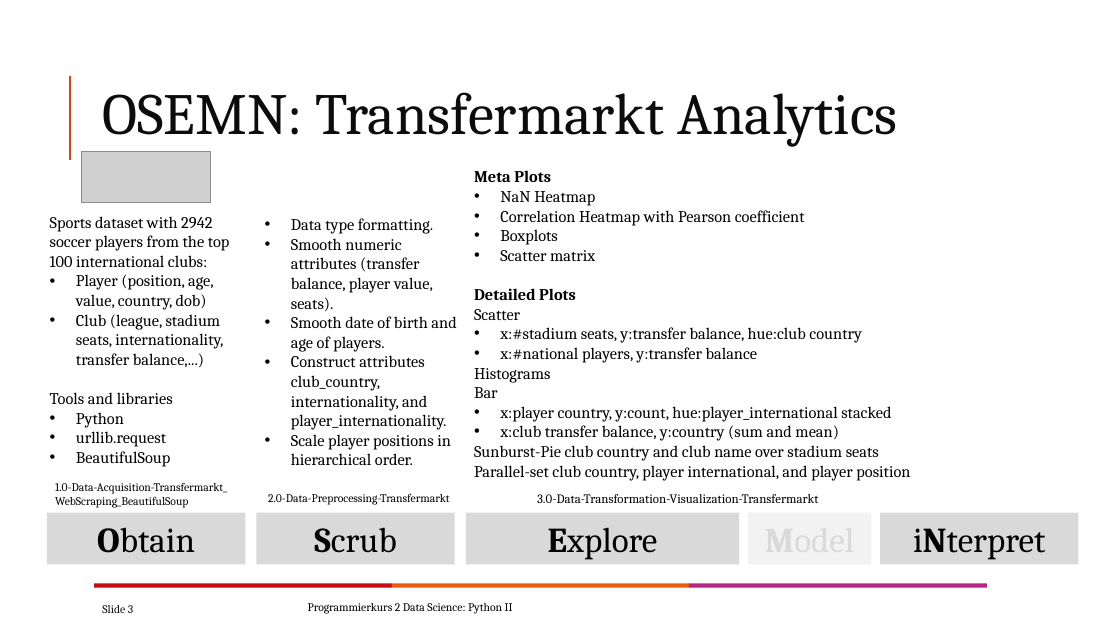
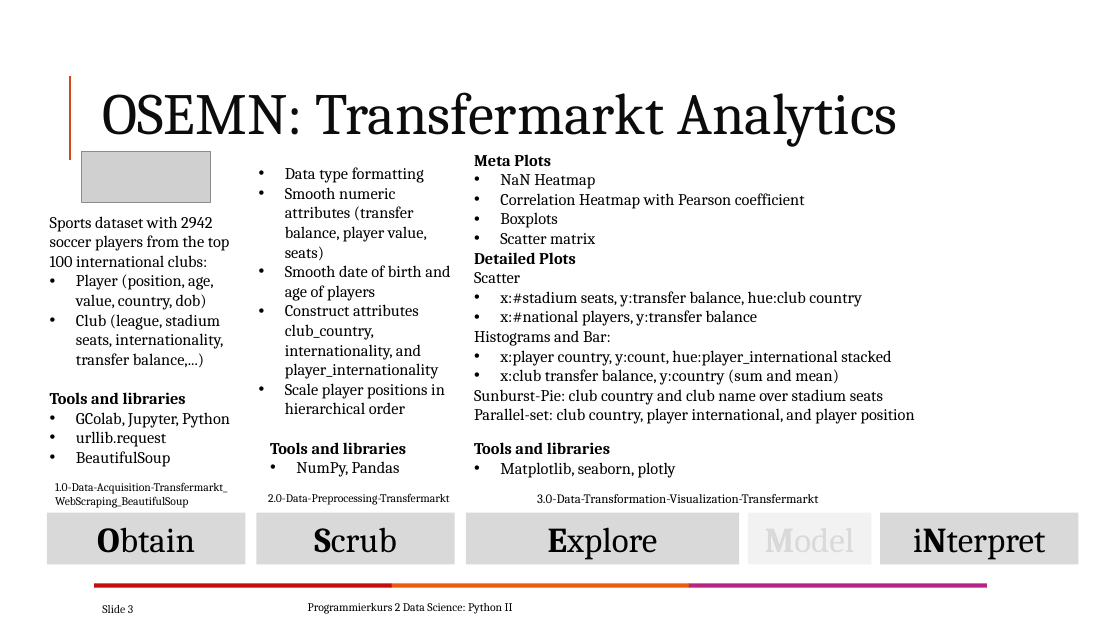
Before and after one commit to leotraeg/FHDTM-P2DS-WS2324, a slide deck: slide 3 of Data Science Projekt Demo/Dokumentation/FHDTM-P2DS-WS2324-Project-Demo-Documentation.pptx. Drawn at 1120x630 pixels with LibreOffice and Linux fonts; fonts in the diff are those of the drawing; grey boxes stand for pictures; background and template pictures are left out. Boxes give left, top, right and bottom in pixels: in the first picture for what was removed or moved away, otherwise in the second. Text is boxed around its words. In the diff, an @@ line names an element or a change of style, - is before the commit and + after.

```diff
--- a/Data Science Projekt Demo/Dokumentation/FHDTM-P2DS-WS2324-Project-Demo-Documentation.pptx
+++ b/Data Science Projekt Demo/Dokumentation/FHDTM-P2DS-WS2324-Project-Demo-Documentation.pptx
@@ text "Meta Plots": place and size @@
-text "Meta Plots" at [474, 170, 910, 481]
+text "Meta Plots" at [474, 154, 915, 424]
@@ text at [285, 167, 450, 414]: text changed @@
-• Data type formatting.
-• Smooth numeric attributes (transfer balance, player value, seats).
-• Smooth date of birth and age of players.
-• Construct attributes club_country, internationality, and player_internationality.
-• Scale player positions in hierarchical order.
+• Data type formatting
+• Smooth numeric attributes (transfer balance, player value, seats)
+• Smooth date of birth and age of players
+• Construct attributes club_country, internationality, and player_internationality
+• Scale player positions in hierarchical order
@@ text at [474, 272, 891, 385]: list level 1 to 4 in "Scatter"; list level 5 to 8 in "x:#stadium seats, y:transfer balance, hue:club ..."; list level 5 to 8 in "x:#national players, y:transfer balance"; list level 1 to 4 in "x:player country, y:count, hue:player_international stacked"; list level 1 to 4 in "x:club transfer balance, y:country (sum ..." @@
@@ text at [474, 330, 611, 346]: text changed @@
-Histograms
-Bar
+      Histograms and Bar:
@@ text at [474, 389, 915, 424]: text changed @@
-Sunburst-Pie club country and club name over stadium seats
-Parallel-set club country, player international, and player position
+      Sunburst-Pie: club country and club name over stadium seats
+      Parallel-set: club country, player international, and player position
@@ text at [50, 392, 186, 404]: bold on in "Tools and libraries" @@
@@ text at [76, 412, 230, 428]: text changed @@
-• Python
+• GColab, Jupyter, Python
@@ text added at [270, 442, 406, 477], 14 pt, text #000000, bold @@
+Tools and libraries
+• NumPy, Pandas
@@ text added at [474, 442, 676, 478], 14 pt, text #000000 @@
+Tools and libraries
+• Matplotlib, seaborn, plotly
```
Also in this commit, not shown: 3 other files.
